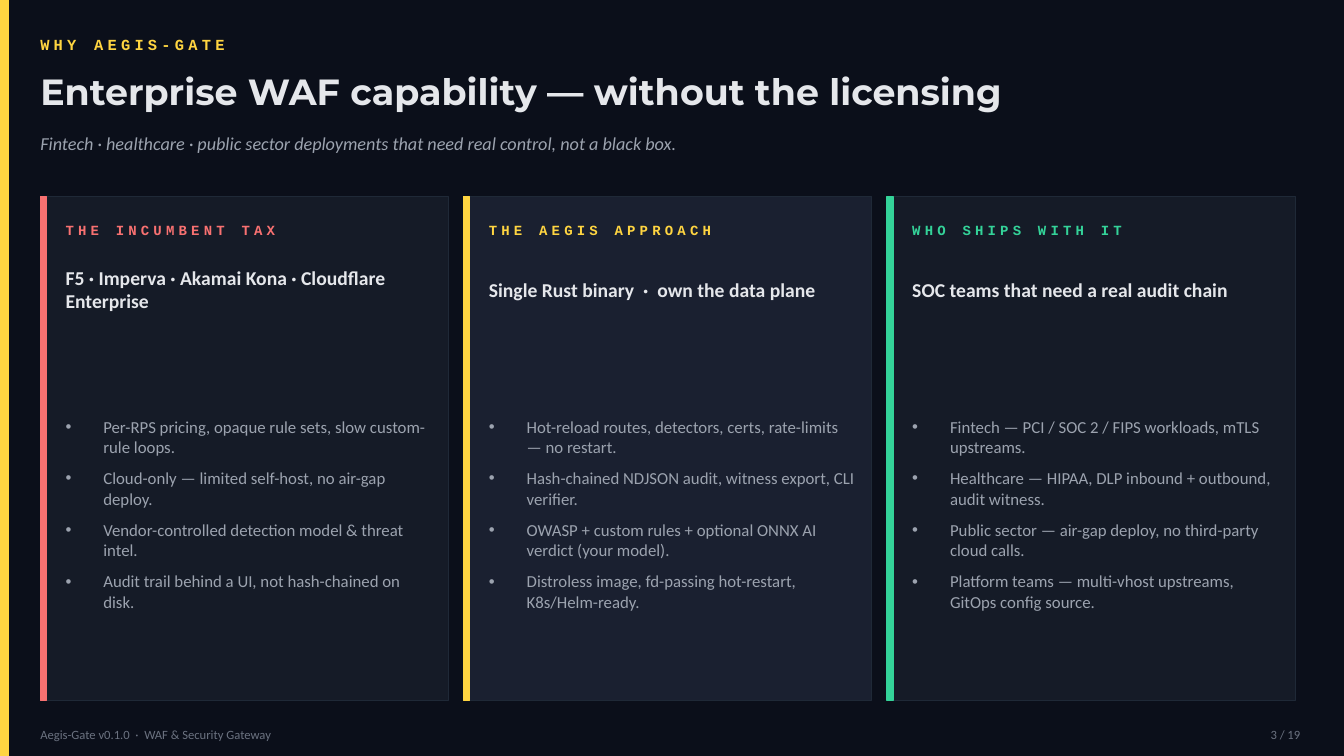
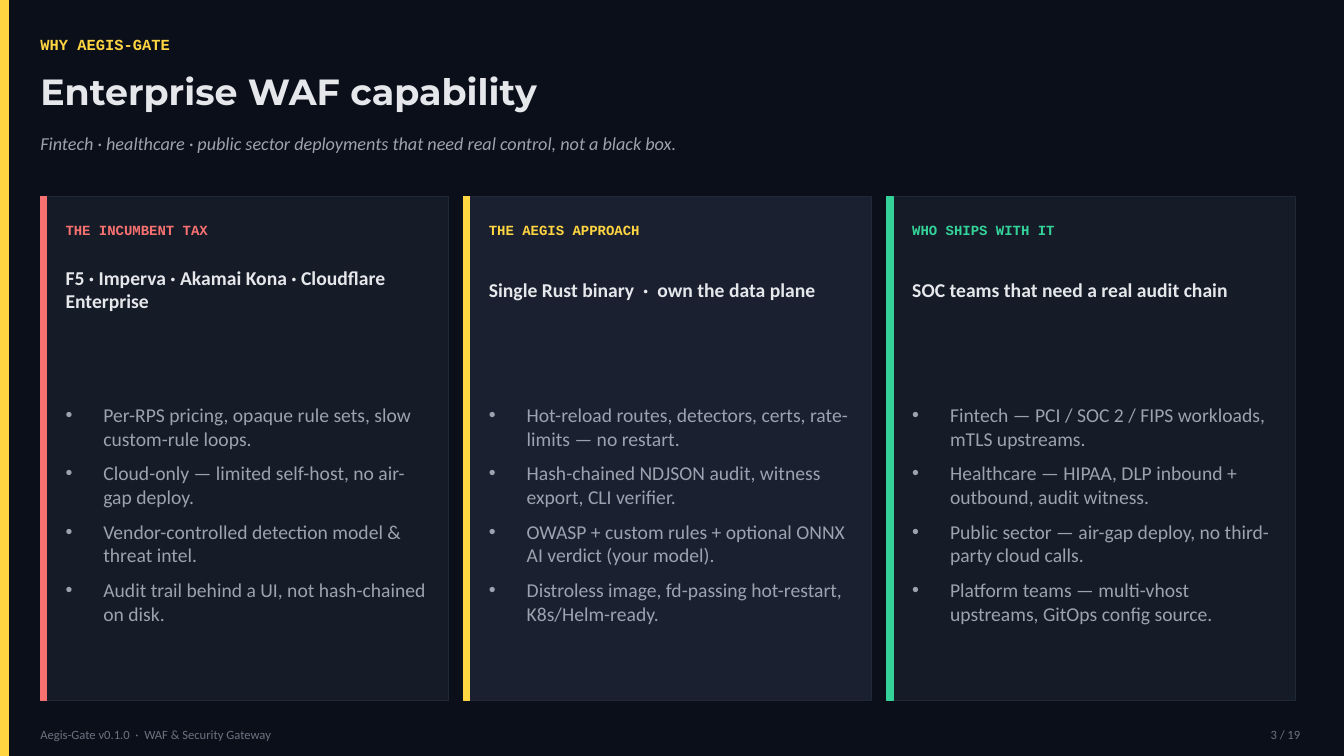
Before and after one commit to nico-aie/aegis-gate, a slide deck: slide 3 of Aegis-Gate-Presentation.pptx. Drawn at 1344x756 pixels with LibreOffice and Linux fonts; fonts in the diff are those of the drawing. Boxes give left, top, right and bottom in pixels: in the first picture for what was removed or moved away, otherwise in the second. Text is boxed around its words. In the diff, an @@ line names an element or a change of style, - is before the commit and + after.

```diff
--- a/Aegis-Gate-Presentation.pptx
+++ b/Aegis-Gate-Presentation.pptx
@@ text at (40, 76, 536, 113): text changed @@
-Enterprise WAF capability — without the licensing
+Enterprise WAF capability
@@ letter spacing 3 to 0 pt in 4 elements at (40, 39, 170, 50), (66, 225, 208, 235), (489, 225, 640, 235), (912, 225, 1055, 235) @@
@@ size 12 to 14 pt; indent changed; less space between paragraphs in 3 elements at (103, 408, 426, 621), (527, 408, 848, 624), (950, 408, 1269, 625) @@
```
Also in this commit, not shown: 18 other slides changed.
